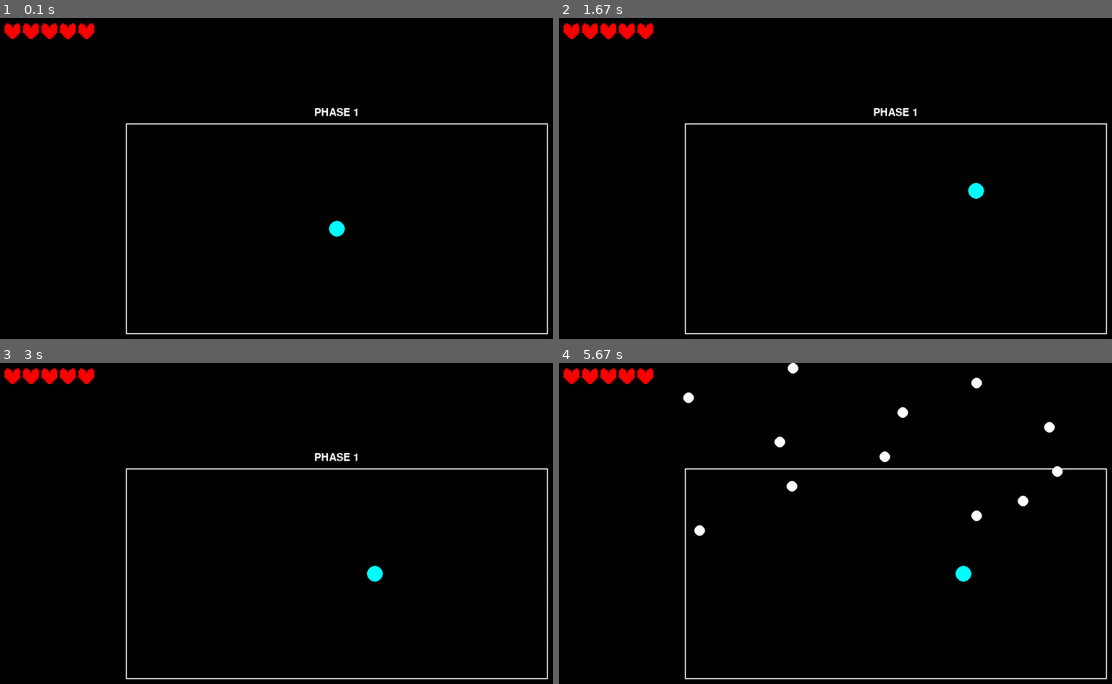
Above: before the commit, frames 1-4 (two rows, left to right).
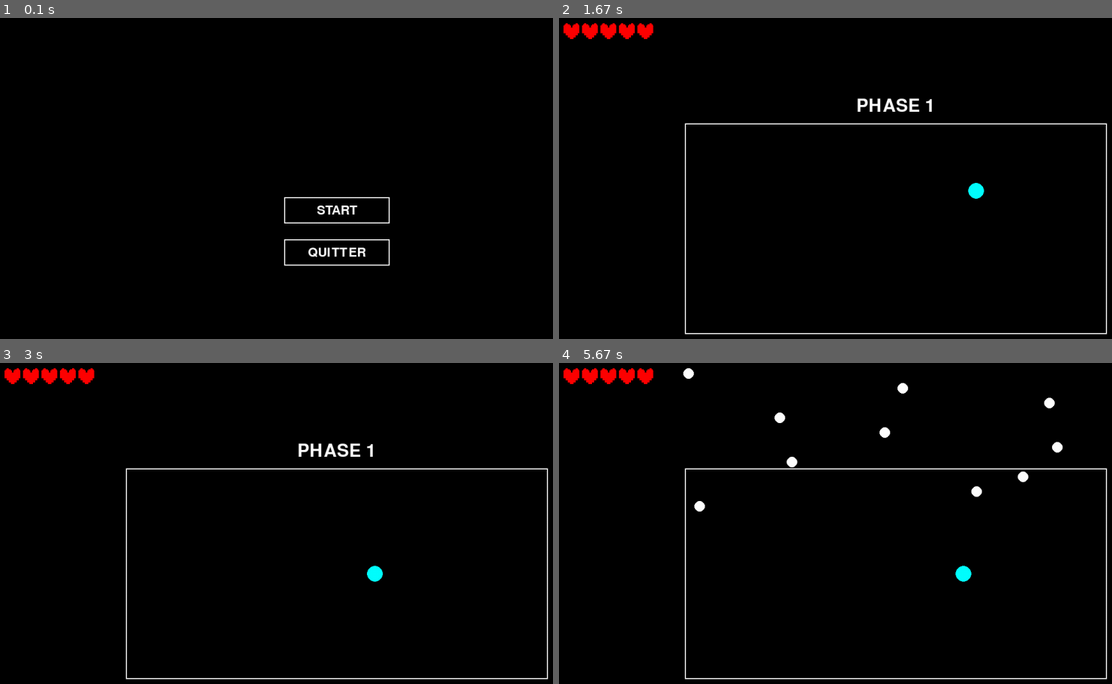
Above: after the commit, the same moments.

Repository: lucasdev30/Pygame
Game: pygame game, started from jv_cours.py
Two runs of this game, one before a commit and one after it. Both use one fixed random seed, a clock stepped at 60 frames per second and the inputs below.
Inputs (mouse positions are in pixels of both pictures, inside the frame that each line leads up to):
- Up to frame 1 (0.1 s): no input
- Up to frame 2 (1.67 s): click (896, 210) at 0.38 s, where only the run after the commit has a clickable "START"; hold Right 0.67-1.13 s; hold Up 1.17-1.47 s; hold Right from 1.5 s (still down)
- Up to frame 3 (3 s): release Right at 1.97 s; hold Left 2-2.53 s; hold Down 2.57-2.87 s; hold Left from 2.9 s (still down)
- Up to frame 4 (5.67 s): release Left at 3.3 s; hold Up 3.33-3.7 s; hold Right 3.73-4.37 s; hold Down 4.4-4.77 s; hold Left 4.8-5.27 s; hold Right from 5.3 s (still down)

The runs differ from the first frame. In frame 1, 2.9% of the frame differs, in the area x 0-100%, y 1-99%; in frame 2, 0.4%; in frame 3, 0.4%; in frame 4, 1.2%.

Commit message:
add boutons

Diff:
--- a/jv_cours.py
+++ b/jv_cours.py
@@ -37,7 +37,6 @@
     def dessiner(self, screen):
         color = "cyan"
         if(self.cooldown):
-            color = "grey"
             color = "pink"
         pygame.draw.circle(screen, color, (self.x, self.y), self.r)
 
@@ -93,8 +92,6 @@
         self.x = x_cadre
         self.y = y_cadre
         self.b = b_cadre
-
-
 
     def dessiner(self, screen):
         pygame.draw.rect(screen, "white", (self.x, self.y, self.w, self.h), self.b)
@@ -149,7 +146,6 @@
         if(self.dir_y < 0):
             if(self.y < 0):
                 self.actif = False
-        #print(self.actif)
 
 
 class Heal:
@@ -169,29 +165,29 @@
                     self.actif = False
 
 
-# class Button:
-#     def __init__(self, x, y, width, height, text, color, text_color):
-#         self.rect = pygame.Rect(x, y, width, height)
-#         self.text = text
-#         self.color = color
-#         self.text_color = text_color
-#         self.font = pygame.font.Font(None, 36)
-#
-#     def dessiner(self, surface):
-#         pygame.draw.rect(surface, self.color, self.rect)
-#         text_surf = self.font.render(self.text, True, self.text_color)
-#         text_rect = text_surf.get_rect(center=self.rect.center)
-#         surface.blit(text_surf, text_rect)
-#
-#     def est_clique(self, event):
-#         if event.type == pygame.MOUSEBUTTONDOWN and event.button == 1:
-#             if self.rect.collidepoint(event.pos):
-#                 return True
-#         return False
-
-
+class Button:
+    def __init__(self, x, y, width, height, text, color, text_color):
+        self.rect = pygame.Rect(x, y, width, height)
+        self.text = text
+        self.color = color
+        self.text_color = text_color
+        self.font = pygame.font.Font(None, 36)
+
+    def dessiner(self, surface):
+        pygame.draw.rect(surface, self.color, self.rect, 2)
+        text_surf = self.font.render(self.text, True, self.text_color)
+        text_rect = text_surf.get_rect(center=self.rect.center)
+        surface.blit(text_surf, text_rect)
+
+    def est_clique(self, event):
+        if event.type == pygame.MOUSEBUTTONDOWN and event.button == 1:
+            if self.rect.collidepoint(event.pos):
+                return True
+        return False
+
+
+# MUSIQUE
 pygame.mixer.music.load("Megalovania.mp3")
-pygame.mixer.music.play()
 
 # PROJECTILES
 
@@ -208,36 +204,45 @@
 timer_phase = 10
 pause_timer = 3
 
-# etat = "menu"
-#
-# bouton_start = Button(w//2 - 100, h//2 - 60, 200, 50, "START", "white", "black")
-# bouton_quitter = Button(w//2 - 100, h//2 + 20, 200, 50, "QUITTER", "white", "black")
+# MENU ET BOUTONS
+
+etat = "menu"
+
+bouton_start = Button(w//2 - 100, h//2 - 60, 200, 50, "START", "white", "white")
+bouton_quitter = Button(w//2 - 100, h//2 + 20, 200, 50, "QUITTER", "white", "white")
+bouton_quitter_fin = Button(w//2 - 100, h//2 + 100, 200, 50, "QUITTER", "white", "white")
 
 while running:
     for e in pygame.event.get():
         if e.type == pygame.QUIT:
             running = False
 
-        # if etat == "menu":
-        #     if bouton_start.est_clique(e):
-        #         etat = "jeu"
-        #     if bouton_quitter.est_clique(e):
-        #         running = False
+        if etat == "menu":
+            if bouton_start.est_clique(e):
+                etat = "jeu"
+                pygame.mixer.music.play()
+            if bouton_quitter.est_clique(e):
+                running = False
+        elif game_over or phase == 3:
+             if bouton_quitter_fin.est_clique(e):
+                running = False
+
 
     screen.fill("black")
 
-    # if(etat == "menu"):
-    #     bouton_start.dessiner(screen)
-    #     bouton_quitter.dessiner(screen)
-    #
-    #     pygame.display.flip()
-    #     clock.tick(FPS)
-    #     continue
+    if(etat == "menu"):
+        bouton_start.dessiner(screen)
+        bouton_quitter.dessiner(screen)
+
+        pygame.display.flip()
+        clock.tick(FPS)
+        continue
 
     if(timer_phase <= 0):
         phase += 1
         timer_phase = 10
         projectiles = []
+        heals = []
         pause_timer = 3
 
     if(phase == 3):
@@ -245,31 +250,32 @@
         text = font.render ("VICTOIRE", True, "white")
         screen.blit(text, (w/2 - 80, h/2 - 30))
 
+        bouton_quitter_fin.dessiner(screen)
+
         pygame.display.flip()
         clock.tick(FPS)
         continue
 
     if(game_over):
-        font = pygame.font.Font(None, 50)
+        font = pygame.font.Font(None, 80)
         text = font.render("GAME OVER", True, "white")
-        screen.blit(text, (w/2 - 100, h/2 - 30))
+        screen.blit(text, (w/2 - 170, h/2 - 30))
+
+        bouton_quitter_fin.dessiner(screen)
 
         pygame.display.flip()
         clock.tick(FPS)
         continue
 
-
-
     if(pause_timer > 0):
         pause_timer -= deltaTime
 
-
         player.deplacer(cadre)
         player.etat_cooldown(deltaTime)
 
-        font = pygame.font.Font(None, 30)
+        font = pygame.font.Font(None, 50)
         text = font.render(f"PHASE {phase + 1}", True, "white")
-        screen.blit(text, (cadre.x + cadre.w/2 - text.get_width()/2, cadre.y - 30))
+        screen.blit(text, (cadre.x + cadre.w/2 - text.get_width()/2, cadre.y - 50))
 
         cadre.dessiner(screen)
         player.dessiner(screen)
@@ -278,9 +284,6 @@
         pygame.display.flip()
         clock.tick(FPS)
         continue
-
-
-
 
     if (projectile_timer <= 0):
         if(phase ==0):
@@ -288,7 +291,6 @@
             projectiles.append(Projectile(x_projectile, 0, 10, 0, 1, 2))
 
             projectile_timer = 0.2
-
 
         elif(phase == 1):
             y_projectile = random.randint(cadre.y, cadre.y + cadre.h)
@@ -297,18 +299,15 @@
             projectiles.append(Projectile(w, y_projectile, 10, -1, 0, 5))
             projectile_timer = 0.4
 
-
         elif(phase == 2):
             x_projectile = random.randint(cadre.x, cadre.x + cadre.w)
             projectiles.append(Projectile(x_projectile, h, 10, 0, -1, 4))
             projectile_timer = 0.2
 
-
     else :
         projectile_timer -= deltaTime
 
-
-    #HEAL
+    # HEAL
 
     heal_timer -= deltaTime
 
@@ -318,14 +317,10 @@
         heals.append(Heal(x_heal, y_heal, 15))
         heal_timer = 10
 
-
     # DEPLACEMENTS
 
     player.deplacer(cadre)
     player.etat_cooldown(deltaTime)
-
-
-
 
     projectiles_actifs = []
     for i in range(len(projectiles)):
@@ -339,33 +334,23 @@
 
     projectiles = projectiles_actifs
 
-
     for heal in heals:
         heal.collision(player)
         heal.dessiner(screen)
 
     heals = [heal for heal in heals if heal.actif]
 
-
     # AFFICHAGE
 
     cadre.dessiner(screen)
     player.dessiner(screen)
     player.afficher_pv(screen)
 
-
-    if(timer_phase <= 0):
-        phase += 1
-        timer_phase = 10
-        projectiles = []
-        heals = []
-        pause_timer = 3
-
-
     timer_phase -= deltaTime
 
     if(player.est_mort()):
         game_over = True
+        pygame.mixer.music.stop()
 
     pygame.display.flip()
 
